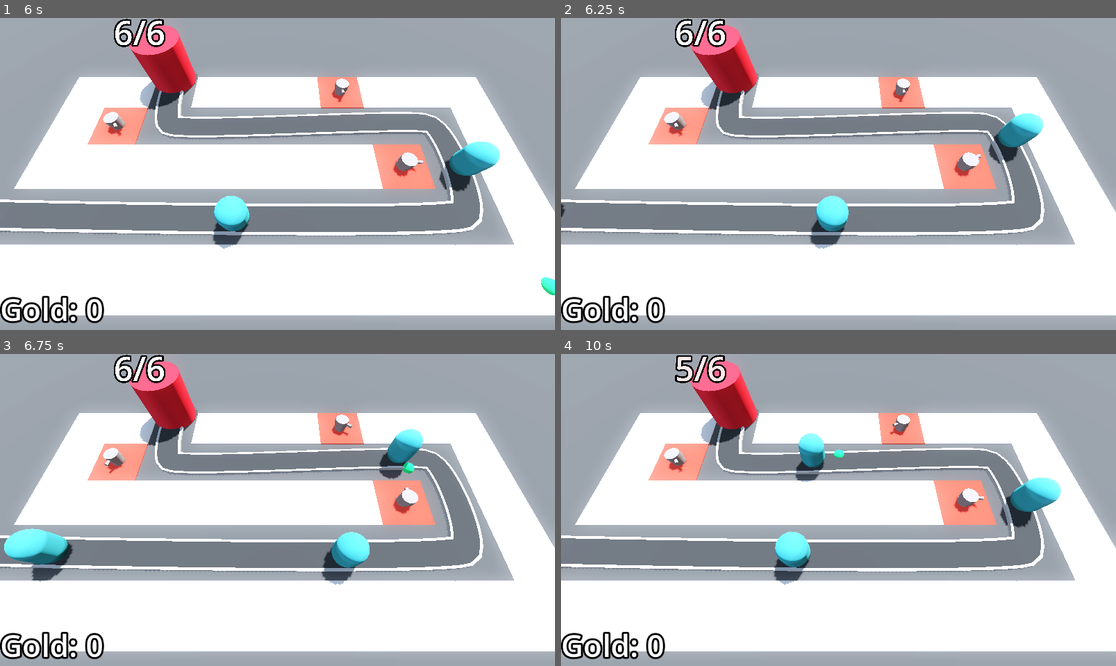
Above: before the commit, frames 1-4 (two rows, left to right).
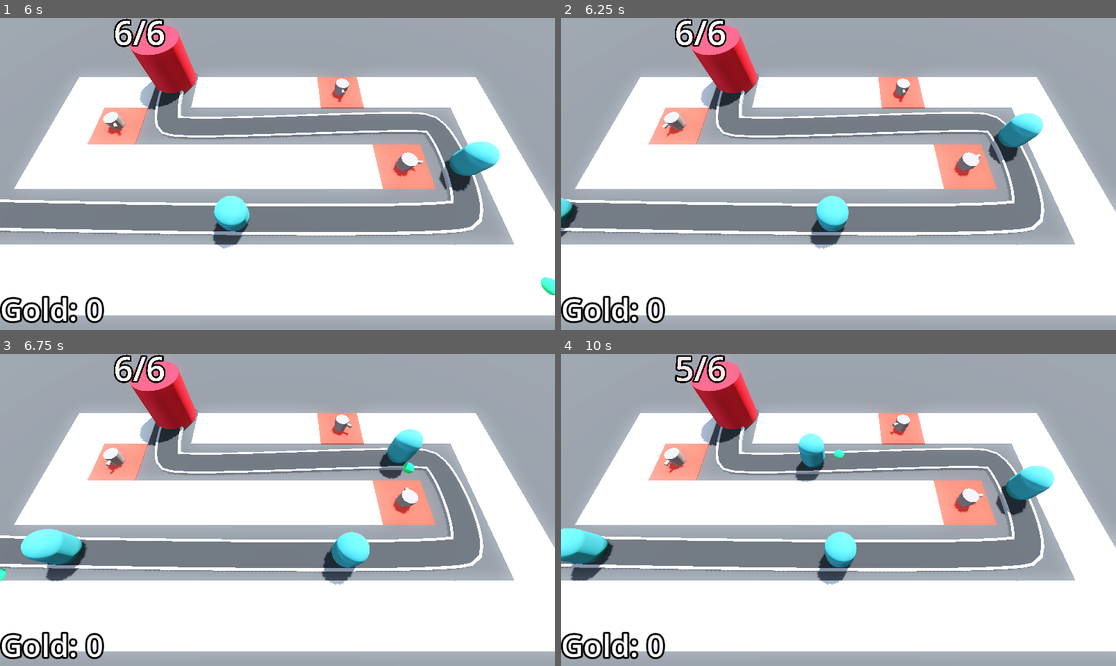
Above: after the commit, the same moments.

Repository: Rubix334/Barbarian_blaster
Game: Godot game, scene res://base_level.tscn
Same seed, same stepped clock (60 frames per second), same inputs: the game is played once before the commit and once after it.
Inputs (mouse positions are in pixels of both pictures, inside the frame that each line leads up to):
- Up to frame 1 (6 s): tap Enter at 0.5, 2 s; move the mouse to (399, 158) at 0.52 s; click (399, 158) at 0.6 s; tap Space at 1.25 s; move the mouse to (166, 189) at 1.27 s; click (166, 189) at 1.35 s; move the mouse to (333, 105) at 2.02 s; click (333, 105) at 2.1 s; move the mouse to (249, 236) at 2.77 s; click (249, 236) at 2.85 s; move the mouse to (444, 220) at 3.52 s; click (444, 220) at 3.6 s; move the mouse to (111, 127) at 4.27 s; click (111, 127) at 4.35 s; move the mouse to (305, 174) at 5.02 s; click (305, 174) at 5.1 s; move the mouse to (194, 96) at 5.77 s; click (194, 96) at 5.85 s
- Up to frame 2 (6.25 s): no input
- Up to frame 3 (6.75 s): move the mouse to (399, 494) at 6.52 s; click (399, 494) at 6.6 s
- Up to frame 4 (10 s): move the mouse to (727, 525) at 7.27 s; click (727, 525) at 7.35 s; move the mouse to (894, 441) at 8.02 s; click (894, 441) at 8.1 s; move the mouse to (810, 572) at 8.77 s; click (810, 572) at 8.85 s; move the mouse to (1005, 556) at 9.52 s; click (1005, 556) at 9.6 s

Frame 1 is identical in both runs. In frame 2, 0.3% of the frame differs, in the area x 0-22%, y 33-71%; in frame 3, 1.3%; in frame 4, 4.1%, in the area x 0-91%, y 33-75%.

Commit message:
curves and enemy_health_curve WIP

Diff:
--- a/Enemy/Enemy_path.gd
+++ b/Enemy/Enemy_path.gd
@@ -1,11 +1,12 @@
 extends Path3D
-
+@onready var timer: Timer = $Timer
 @export var enemy_scene : PackedScene
-
+@export var difficulty_manager : Node
 func spawn_enemy() -> void:
 	var new_enemy = enemy_scene.instantiate()
 	add_child(new_enemy)
 	new_enemy.progress_ratio = 0
+	timer.wait_time = difficulty_manager.get_spawn_time()
 
 
 func _on_timer_timeout() -> void:
--- a/base_level.tscn
+++ b/base_level.tscn
@@ -8,6 +8,7 @@
 [ext_resource type="PackedScene" uid="uid://cp8jwl3inidhf" path="res://base/base.tscn" id="3_eesb3"]
 [ext_resource type="Script" uid="uid://cgu2xobyup678" path="res://Turret/turret_manager.gd" id="5_ftfrf"]
 [ext_resource type="PackedScene" uid="uid://d01unib15e15u" path="res://Turret/turret.tscn" id="6_u2wky"]
+[ext_resource type="PackedScene" uid="uid://duai3x7n3jwkp" path="res://difficulty_manager.tscn" id="9_xjg0i"]
 
 [sub_resource type="LabelSettings" id="LabelSettings_2elnx"]
 font_size = 64
@@ -42,6 +43,8 @@
 
 [sub_resource type="StandardMaterial3D" id="StandardMaterial3D_eesb3"]
 albedo_color = Color(0.75819176, 0.7581918, 0.75819165, 1)
+
+[sub_resource type="Curve" id="Curve_xjg0i"]
 
 [node name="BaseLevel" type="Node3D"]
 
@@ -89,10 +92,11 @@
 }
 metadata/_editor_floor_ = Vector3(0, 0, 0)
 
-[node name="EnemyPath" type="Path3D" parent="."]
+[node name="EnemyPath" type="Path3D" parent="." node_paths=PackedStringArray("difficulty_manager")]
 curve = SubResource("Curve3D_bo3yr")
 script = ExtResource("3_2elnx")
 enemy_scene = ExtResource("2_5vx1e")
+difficulty_manager = NodePath("../DifficultyManager")
 
 [node name="Timer" type="Timer" parent="EnemyPath"]
 wait_time = 2.0
@@ -152,4 +156,7 @@
 turret = ExtResource("6_u2wky")
 enemy_path = NodePath("../EnemyPath")
 
+[node name="DifficultyManager" parent="." instance=ExtResource("9_xjg0i")]
+enemy_health_curve = SubResource("Curve_xjg0i")
+
 [connection signal="timeout" from="EnemyPath/Timer" to="EnemyPath" method="_on_timer_timeout"]
--- /dev/null
+++ b/difficulty_manager.gd
@@ -0,0 +1,19 @@
+extends Node
+
+@onready var timer: Timer = $Timer
+@export var spawn_time_curve : Curve
+@export var game_length := 30
+@export var enemy_health_curve : Curve
+
+func _ready() -> void:
+	timer.wait_time = game_length
+	timer.start()
+
+func _process(delta: float) -> void:
+	print(get_spawn_time())
+
+func game_progress_ratio() -> float:
+	return 1.0 - (timer.time_left / game_length)
+
+func get_spawn_time() -> float:
+	return spawn_time_curve.sample(game_progress_ratio())
--- /dev/null
+++ b/difficulty_manager.tscn
@@ -0,0 +1,15 @@
+[gd_scene load_steps=3 format=3 uid="uid://duai3x7n3jwkp"]
+
+[ext_resource type="Script" uid="uid://bqkxgs3hy8pml" path="res://difficulty_manager.gd" id="1_0d281"]
+
+[sub_resource type="Curve" id="Curve_0d281"]
+_limits = [0.5, 2.0, 0.0, 1.0]
+_data = [Vector2(0, 2), 0.0, -1.5, 0, 1, Vector2(1, 0.5), -1.5, 0.0, 1, 0]
+point_count = 2
+
+[node name="DifficultyManager" type="Node"]
+script = ExtResource("1_0d281")
+spawn_time_curve = SubResource("Curve_0d281")
+
+[node name="Timer" type="Timer" parent="."]
+one_shot = true
Not shown: 1 places in base_level.tscn that only renumber resources
Not shown, added: difficulty_manager.gd.uid
